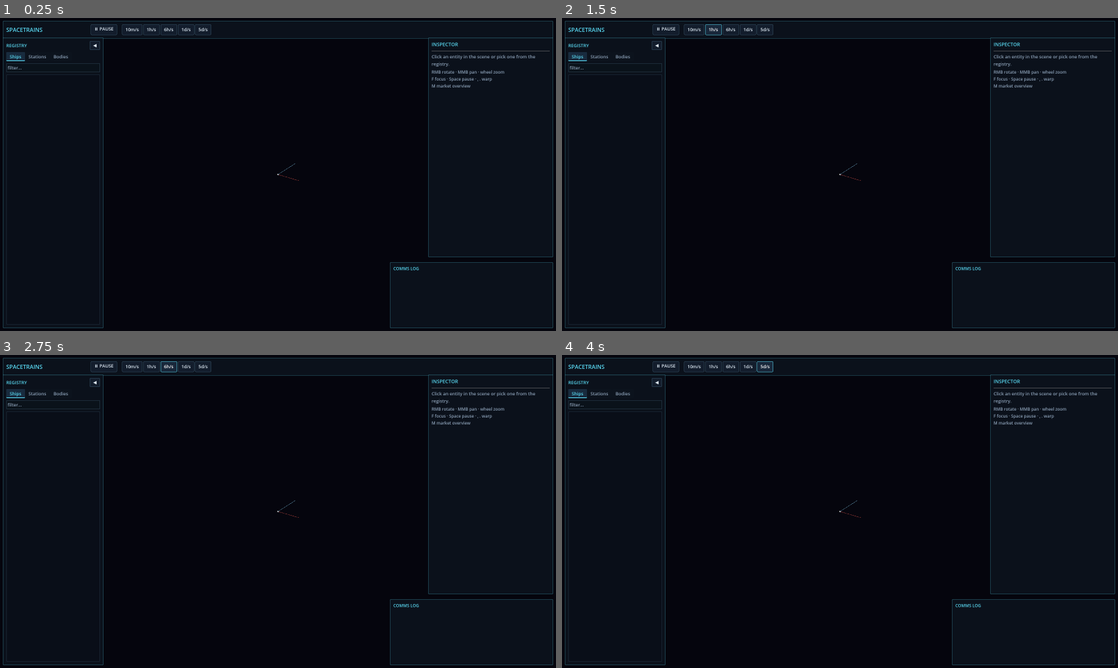
Above: before the commit, frames 1-4 (two rows, left to right).
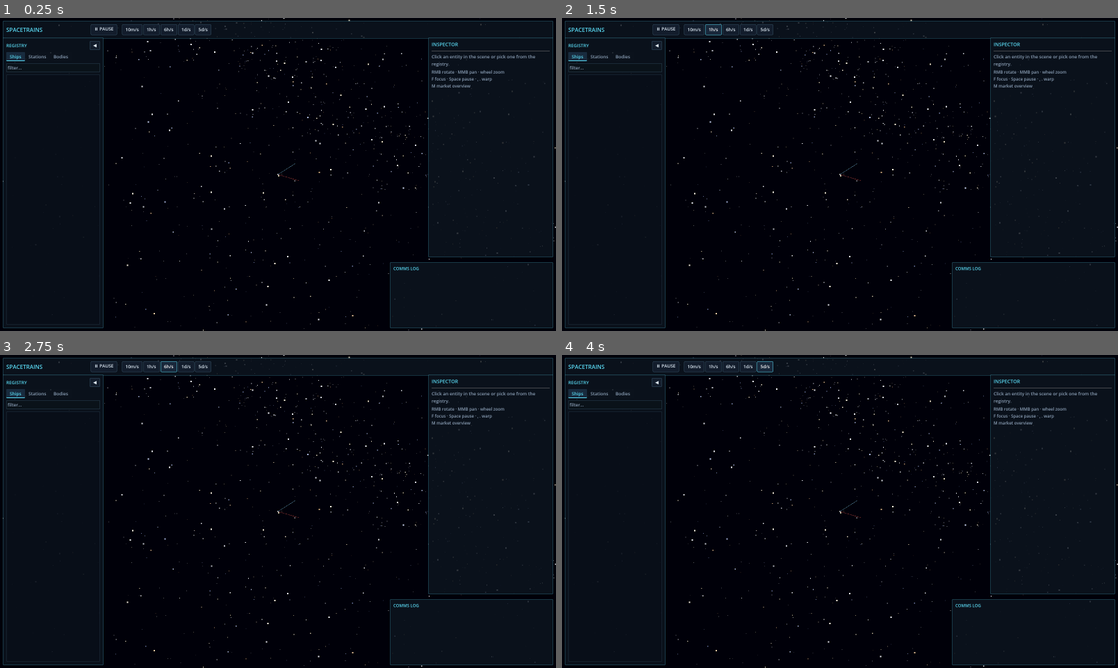
Above: after the commit, the same moments.

Repository: irigi/SpaceTrains
Game: Godot game, scene res://scenes/Main.tscn
The game is run twice, just before and just after one commit, with the same random seed, the same clock (stepped at 60 frames per second) and the same inputs.
Inputs:
- Up to frame 1 (0.25 s): no input
- Up to frame 2 (1.5 s): click "10m/s" at 0.5 s; click "1h/s" at 1.25 s
- Up to frame 3 (2.75 s): click "6h/s" at 2 s
- Up to frame 4 (4 s): click "1d/s" at 2.75 s; click "5d/s" at 3.5 s

The runs differ from the first frame. In frame 1, 0.5% of the frame differs, in the area x 0-100%, y 0-100%; in frame 2, 0.5%; in frame 3, 0.5%; in frame 4, 0.5%.

Commit message:
gfx: starfield, bloom + sun halo, orbit rings, saturn ring
- SpaceEnvironment.gd: deterministic 5200-star skybox (3 brightness tiers,
  milky-way band) that follows the camera; procedural radial-falloff sun
  halo billboard; per-body orbit rings re-centered on parents each snapshot;
  Saturn annulus mesh
- Enable HDR glow/bloom (fixes BUGFIX.md sun visibility), sun emission 8x
- Snapshot JSON: bodies now include parent_id (for moon orbit rings)

Co-Authored-By: Claude Fable 5 <noreply@anthropic.com>

Diff:
--- a/godot/scripts/DebugShot.gd
+++ b/godot/scripts/DebugShot.gd
@@ -7,11 +7,13 @@
 func _ready() -> void:
     await get_tree().create_timer(10.0).timeout
     var main := get_tree().current_scene
-    main.select_entity("earth_l1", "station", true)
+    get_viewport().get_texture().get_image().save_png("/tmp/st_overview.png")
+    main.select_entity("saturn", "body", true)
+    main.camera_rig.distance = 0.25
     await get_tree().create_timer(2.0).timeout
-    get_viewport().get_texture().get_image().save_png("/tmp/st_station.png")
-    main.market_panel.toggle()
-    main.market_panel.update_market(main.bridge_state)
-    await get_tree().create_timer(1.0).timeout
-    get_viewport().get_texture().get_image().save_png("/tmp/st_market.png")
+    get_viewport().get_texture().get_image().save_png("/tmp/st_saturn.png")
+    main.select_entity("sun", "body", true)
+    main.camera_rig.distance = 0.4
+    await get_tree().create_timer(2.0).timeout
+    get_viewport().get_texture().get_image().save_png("/tmp/st_sun.png")
     get_tree().quit()
--- a/godot/scripts/Main.gd
+++ b/godot/scripts/Main.gd
@@ -100,6 +100,7 @@
     "independent": Color(0.86, 0.82, 0.72)
 }
 var sun_light: OmniLight3D
+var space_env: Node3D
 var map_icon_layer: Control
 var _map_icons: Dictionary = {}
 var _icon_textures: Dictionary = {}
@@ -110,6 +111,7 @@
 var last_ui_refresh_s := -1000.0
 
 const UiTheme := preload("res://scripts/ui/UiTheme.gd")
+const SpaceEnvironmentScript := preload("res://scripts/SpaceEnvironment.gd")
 const TopBarPanel := preload("res://scripts/ui/TopBar.gd")
 const EntityBrowserPanel := preload("res://scripts/ui/EntityBrowser.gd")
 const InspectorPanelScript := preload("res://scripts/ui/InspectorPanel.gd")
@@ -399,6 +401,8 @@
         selected_id = ""
         selected_kind = ""
     _update_faction_colors()
+    if space_env != null:
+        space_env.update_orbit_rings(world_root, bridge_state.get("bodies", []), body_positions, BODY_ICON_COLOR)
     _update_ship_trails()
     if not has_auto_focused:
         _hide_debug_guides()
@@ -429,6 +433,8 @@
         entity_visual_signatures[entity_id] = ""
         _attach_entity_label(mesh_instance, kind, data)
         _attach_map_icon(entity_id, kind, data)
+        if entity_id == "saturn":
+            mesh_instance.add_child(SpaceEnvironmentScript.make_planet_ring())
 
     var visual_signature := _visual_signature(kind, data)
     if entity_visual_signatures.get(entity_id, "") != visual_signature:
@@ -459,7 +465,12 @@
         render_origin = Vector3.ZERO
     world_root.position = -render_origin
     if sun_light != null and entity_nodes.has("sun"):
-        sun_light.global_position = entity_nodes["sun"].global_position
+        var sun_node: Node3D = entity_nodes["sun"]
+        sun_light.global_position = sun_node.global_position
+        if space_env != null:
+            space_env.update_sun(sun_node.global_position, sun_node.scale.x)
+    if space_env != null:
+        space_env.update_camera(camera.global_position)
     _update_selected_overlay_positions()
 
 func _scaled_position(data: Dictionary) -> Vector3:
@@ -587,7 +598,8 @@
             material.albedo_color = Color(1.0, 0.96, 0.31)
             material.emission_enabled = true
             material.emission = Color(1.0, 0.96, 0.31)
-            material.emission_energy_multiplier = 3.8
+            # Bright enough to cross the HDR glow threshold and bloom.
+            material.emission_energy_multiplier = 8.0
             material.roughness = 0.6
     elif kind == "station":
         var faction_id := String(data.get("faction_id", ""))
@@ -763,19 +775,27 @@
     sun_light.shadow_enabled = false
     sun_light.light_color = Color(1.0, 0.96, 0.82)
     world_root.add_child(sun_light)
-    RenderingServer.set_default_clear_color(Color(0.02, 0.02, 0.05, 1.0))
+    RenderingServer.set_default_clear_color(Color(0.01, 0.012, 0.025, 1.0))
 
     var env := Environment.new()
     env.background_mode = Environment.BG_COLOR
-    env.background_color = Color(0.02, 0.02, 0.05, 1.0)
+    env.background_color = Color(0.01, 0.012, 0.025, 1.0)
     env.ambient_light_source = Environment.AMBIENT_SOURCE_COLOR
     env.ambient_light_color = Color(0.1, 0.1, 0.15, 1.0)
     env.ambient_light_energy = 0.22
     env.tonemap_mode = Environment.TONE_MAPPER_ACES
-    env.glow_enabled = false
+    env.glow_enabled = true
+    env.glow_intensity = 0.6
+    env.glow_bloom = 0.15
+    env.glow_hdr_threshold = 1.1
+    env.glow_blend_mode = Environment.GLOW_BLEND_MODE_ADDITIVE
     var world_env := WorldEnvironment.new()
     world_env.environment = env
     add_child(world_env)
+
+    space_env = SpaceEnvironmentScript.new()
+    space_env.name = "SpaceEnvironment"
+    add_child(space_env)
 
 func _setup_map_icon_layer() -> void:
     map_icon_layer = Control.new()
--- /dev/null
+++ b/godot/scripts/SpaceEnvironment.gd
@@ -0,0 +1,220 @@
+# Procedural space ambience: starfield skybox, bloom + sun halo, orbit rings,
+# Saturn's ring. Everything is generated at runtime — no texture assets.
+extends Node3D
+
+const STAR_COUNT := 5200
+const STARFIELD_RADIUS := 3000.0
+const MILKY_WAY_BAND_DEG := 14.0
+const ORBIT_RING_SEGMENTS := 160
+const ORBIT_RING_ALPHA := 0.13
+
+var starfield: Node3D
+var sun_halo: MeshInstance3D
+var _orbit_rings: Dictionary = {}  # body_id -> {node, radius, parent_id}
+var _halo_texture: ImageTexture
+
+func _ready() -> void:
+    starfield = _build_starfield()
+    add_child(starfield)
+
+func update_camera(camera_position: Vector3) -> void:
+    # The starfield follows the camera (rotation stays fixed), acting as a skybox.
+    if starfield != null:
+        starfield.global_position = camera_position
+
+func update_sun(sun_position: Vector3, sun_display_radius: float) -> void:
+    if sun_halo == null:
+        sun_halo = _build_sun_halo()
+        add_child(sun_halo)
+    sun_halo.global_position = sun_position
+    sun_halo.scale = Vector3.ONE * sun_display_radius * 7.0
+
+# --- Starfield ---------------------------------------------------------------
+
+func _build_starfield() -> Node3D:
+    var root := Node3D.new()
+    root.name = "Starfield"
+    var rng := RandomNumberGenerator.new()
+    rng.seed = 0x5A57  # deterministic sky
+
+    # Three brightness tiers as separate point meshes (StandardMaterial3D point
+    # size is per-material, which avoids custom shader compatibility issues).
+    var tiers := [
+        {"size": 1.6, "count": int(STAR_COUNT * 0.62), "brightness": 0.55},
+        {"size": 2.6, "count": int(STAR_COUNT * 0.30), "brightness": 0.8},
+        {"size": 4.0, "count": int(STAR_COUNT * 0.08), "brightness": 1.0},
+    ]
+    var band_basis := Basis(Vector3(1.0, 0.3, 0.2).normalized(), deg_to_rad(63.0))
+    for tier in tiers:
+        var vertices := PackedVector3Array()
+        var colors := PackedColorArray()
+        for i in range(tier["count"]):
+            var direction := _random_star_direction(rng, band_basis)
+            vertices.append(direction * STARFIELD_RADIUS)
+            colors.append(_star_color(rng, float(tier["brightness"])))
+        var arrays := []
+        arrays.resize(Mesh.ARRAY_MAX)
+        arrays[Mesh.ARRAY_VERTEX] = vertices
+        arrays[Mesh.ARRAY_COLOR] = colors
+        var mesh := ArrayMesh.new()
+        mesh.add_surface_from_arrays(Mesh.PRIMITIVE_POINTS, arrays)
+        var instance := MeshInstance3D.new()
+        instance.mesh = mesh
+        var material := StandardMaterial3D.new()
+        material.shading_mode = BaseMaterial3D.SHADING_MODE_UNSHADED
+        material.vertex_color_use_as_albedo = true
+        material.use_point_size = true
+        material.point_size = float(tier["size"])
+        material.disable_receive_shadows = true
+        instance.material_override = material
+        instance.cast_shadow = GeometryInstance3D.SHADOW_CASTING_SETTING_OFF
+        # Skybox: render behind everything, never culled by the moving origin.
+        instance.extra_cull_margin = 16384.0
+        root.add_child(instance)
+    return root
+
+func _random_star_direction(rng: RandomNumberGenerator, band_basis: Basis) -> Vector3:
+    # ~38% of stars cluster into a tilted milky-way band.
+    if rng.randf() < 0.38:
+        var along := rng.randf_range(0.0, TAU)
+        var band_sigma := deg_to_rad(MILKY_WAY_BAND_DEG) * 0.5
+        var off := rng.randfn(0.0, band_sigma)
+        var direction := Vector3(cos(along) * cos(off), sin(off), sin(along) * cos(off))
+        return (band_basis * direction).normalized()
+    var u := rng.randf_range(-1.0, 1.0)
+    var theta := rng.randf_range(0.0, TAU)
+    var s := sqrt(1.0 - u * u)
+    return Vector3(s * cos(theta), u, s * sin(theta))
+
+func _star_color(rng: RandomNumberGenerator, brightness: float) -> Color:
+    # Loose blackbody spread: blue-white through yellow to faint orange.
+    var temperature := rng.randf()
+    var color: Color
+    if temperature < 0.15:
+        color = Color(0.72, 0.78, 1.0)
+    elif temperature < 0.7:
+        color = Color(0.95, 0.96, 1.0)
+    elif temperature < 0.92:
+        color = Color(1.0, 0.93, 0.78)
+    else:
+        color = Color(1.0, 0.8, 0.6)
+    var value := brightness * rng.randf_range(0.55, 1.0)
+    return Color(color.r * value, color.g * value, color.b * value)
+
+# --- Sun halo ----------------------------------------------------------------
+
+func _radial_falloff_texture() -> ImageTexture:
+    if _halo_texture != null:
+        return _halo_texture
+    var size := 256
+    var image := Image.create(size, size, false, Image.FORMAT_RGBA8)
+    var center := Vector2(size, size) * 0.5
+    for y in range(size):
+        for x in range(size):
+            var distance := Vector2(x + 0.5, y + 0.5).distance_to(center) / (size * 0.5)
+            # Bright compact core with a long soft tail.
+            var alpha: float = clamp(pow(maxf(1.0 - distance, 0.0), 2.6), 0.0, 1.0)
+            var core: float = clamp(pow(maxf(1.0 - distance * 2.4, 0.0), 1.4), 0.0, 1.0)
+            var warm := Color(1.0, 0.92, 0.66) * alpha + Color(1.0, 1.0, 0.95) * core
+            image.set_pixel(x, y, Color(minf(warm.r, 1.0), minf(warm.g, 1.0), minf(warm.b, 1.0), minf(alpha + core, 1.0)))
+    _halo_texture = ImageTexture.create_from_image(image)
+    return _halo_texture
+
+func _build_sun_halo() -> MeshInstance3D:
+    var instance := MeshInstance3D.new()
+    instance.name = "SunHalo"
+    var quad := QuadMesh.new()
+    quad.size = Vector2.ONE
+    instance.mesh = quad
+    var material := StandardMaterial3D.new()
+    material.shading_mode = BaseMaterial3D.SHADING_MODE_UNSHADED
+    material.transparency = BaseMaterial3D.TRANSPARENCY_ALPHA
+    material.blend_mode = BaseMaterial3D.BLEND_MODE_ADD
+    material.billboard_mode = BaseMaterial3D.BILLBOARD_ENABLED
+    material.albedo_texture = _radial_falloff_texture()
+    material.no_depth_test = true
+    material.disable_receive_shadows = true
+    instance.material_override = material
+    instance.cast_shadow = GeometryInstance3D.SHADOW_CASTING_SETTING_OFF
+    return instance
+
+# --- Orbit rings -------------------------------------------------------------
+
+func _make_ring_mesh(color: Color) -> MeshInstance3D:
+    var mesh := ImmediateMesh.new()
+    mesh.surface_begin(Mesh.PRIMITIVE_LINE_STRIP)
+    for i in range(ORBIT_RING_SEGMENTS + 1):
+        var angle := TAU * float(i) / float(ORBIT_RING_SEGMENTS)
+        mesh.surface_add_vertex(Vector3(cos(angle), 0.0, sin(angle)))
+    mesh.surface_end()
+    var instance := MeshInstance3D.new()
+    instance.mesh = mesh
+    var material := StandardMaterial3D.new()
+    material.shading_mode = BaseMaterial3D.SHADING_MODE_UNSHADED
+    material.transparency = BaseMaterial3D.TRANSPARENCY_ALPHA
+    material.albedo_color = Color(color.r, color.g, color.b, ORBIT_RING_ALPHA)
+    instance.material_override = material
+    return instance
+
+# world_parent: node the rings live under (world root, so the origin shift applies).
+# bodies: snapshot body dicts; positions: body_id -> scaled Vector3; colors: body_id -> Color.
+func update_orbit_rings(world_parent: Node3D, bodies: Array, positions: Dictionary, colors: Dictionary) -> void:
+    for body in bodies:
+        var body_id := String(body.get("id", ""))
+        var parent_id := String(body.get("parent_id", ""))
+        if parent_id == "" or not positions.has(body_id) or not positions.has(parent_id):
+            continue
+        var body_position: Vector3 = positions[body_id]
+        var parent_position: Vector3 = positions[parent_id]
+        var radius := body_position.distance_to(parent_position)
+        if radius <= 0.0001:
+            continue
+        if not _orbit_rings.has(body_id):
+            var ring := _make_ring_mesh(colors.get(body_id, Color(0.6, 0.65, 0.7)))
+            ring.name = "%s_orbit" % body_id
+            world_parent.add_child(ring)
+            _orbit_rings[body_id] = ring
+        var ring_node: MeshInstance3D = _orbit_rings[body_id]
+        ring_node.position = parent_position
+        ring_node.scale = Vector3.ONE * radius
+
+# --- Saturn ring -------------------------------------------------------------
+
+# Flat annulus around the planet, in units of the (already scaled) planet radius.
+static func make_planet_ring() -> MeshInstance3D:
+    var inner := 1.35
+    var outer := 2.3
+    var segments := 96
+    var vertices := PackedVector3Array()
+    var colors := PackedColorArray()
+    var indices := PackedInt32Array()
+    for i in range(segments + 1):
+        var angle := TAU * float(i) / float(segments)
+        var direction := Vector3(cos(angle), 0.0, sin(angle))
+        vertices.append(direction * inner)
+        vertices.append(direction * outer)
+        # Subtle radial banding baked into vertex alpha.
+        var band := 0.55 + 0.25 * sin(angle * 0.0 + float(i % 5))
+        colors.append(Color(0.85, 0.78, 0.6, 0.55))
+        colors.append(Color(0.7, 0.62, 0.48, 0.12 * band))
+        if i < segments:
+            var base := i * 2
+            indices.append_array([base, base + 1, base + 2, base + 1, base + 3, base + 2])
+    var arrays := []
+    arrays.resize(Mesh.ARRAY_MAX)
+    arrays[Mesh.ARRAY_VERTEX] = vertices
+    arrays[Mesh.ARRAY_COLOR] = colors
+    arrays[Mesh.ARRAY_INDEX] = indices
+    var mesh := ArrayMesh.new()
+    mesh.add_surface_from_arrays(Mesh.PRIMITIVE_TRIANGLES, arrays)
+    var instance := MeshInstance3D.new()
+    instance.name = "PlanetRing"
+    instance.mesh = mesh
+    var material := StandardMaterial3D.new()
+    material.shading_mode = BaseMaterial3D.SHADING_MODE_UNSHADED
+    material.transparency = BaseMaterial3D.TRANSPARENCY_ALPHA
+    material.vertex_color_use_as_albedo = true
+    material.cull_mode = BaseMaterial3D.CULL_DISABLED
+    instance.material_override = material
+    instance.rotation_degrees = Vector3(27.0, 0.0, 0.0)
+    return instance
Not shown, changed: src/simulation/Simulation.cpp
